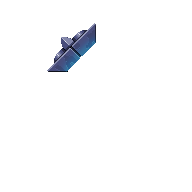
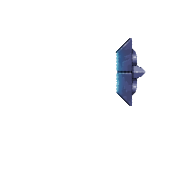
Before/after of a w=192, h=192 layered artwork. What changed in the layer stack:
painted on "pa_0" over [47, 23, 146, 106]
showed "pa_1", painted on it over [115, 38, 146, 106]
showed "pa_2", painted on it over [115, 38, 146, 106]
showed "pa_3", painted on it over [47, 38, 146, 106]
